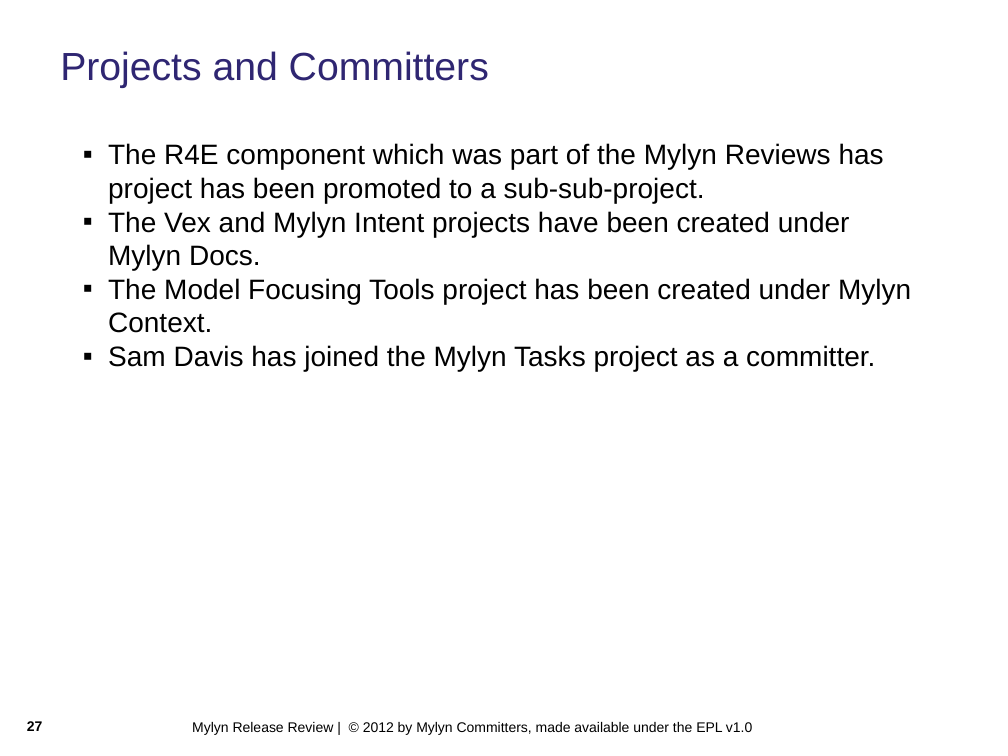
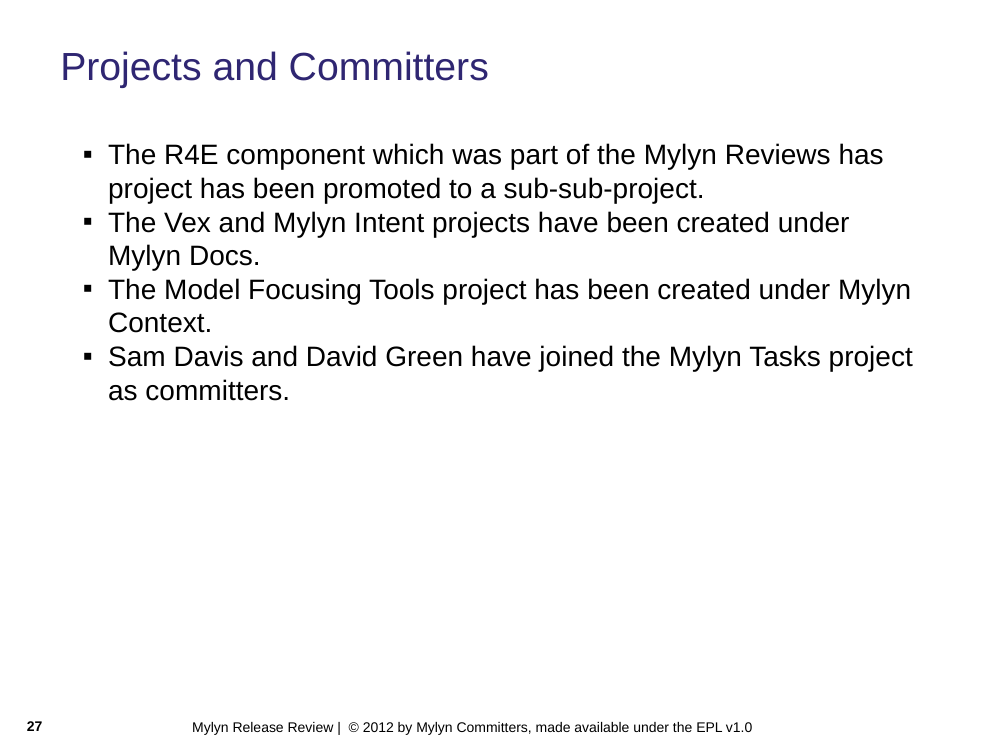
Before and after one commit to eclipse-mylyn/mylyn-website, a slide deck: slide 27 of publications/2012-03-mylyn-3.7-release-review.ppt. Drawn at 1008x756 pixels with LibreOffice and Linux fonts; fonts in the diff are those of the drawing; background and template pictures are left out. Boxes give left, top, right and bottom in pixels: in the first picture for what was removed or moved away, otherwise in the second. Text is boxed around its words. In the diff, an @@ line names an element or a change of style, - is before the commit and + after.

```diff
--- a/publications/2012-03-mylyn-3.7-release-review.ppt
+++ b/publications/2012-03-mylyn-3.7-release-review.ppt
@@ text at [108,345,913,401]: text changed @@
-▪ Sam Davis has joined the Mylyn Tasks project as a committer.
+▪ Sam Davis and David Green have joined the Mylyn Tasks project as committers.
```
Also in this commit, not shown: 3 other slides changed.
